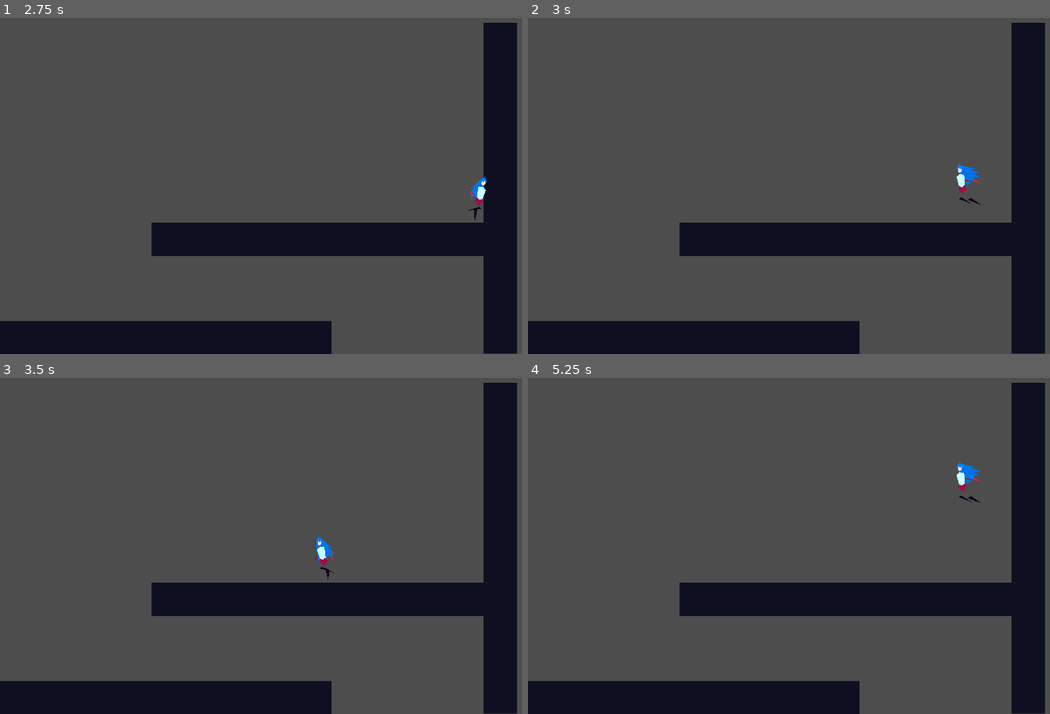
Above: before the commit, frames 1-4 (two rows, left to right).
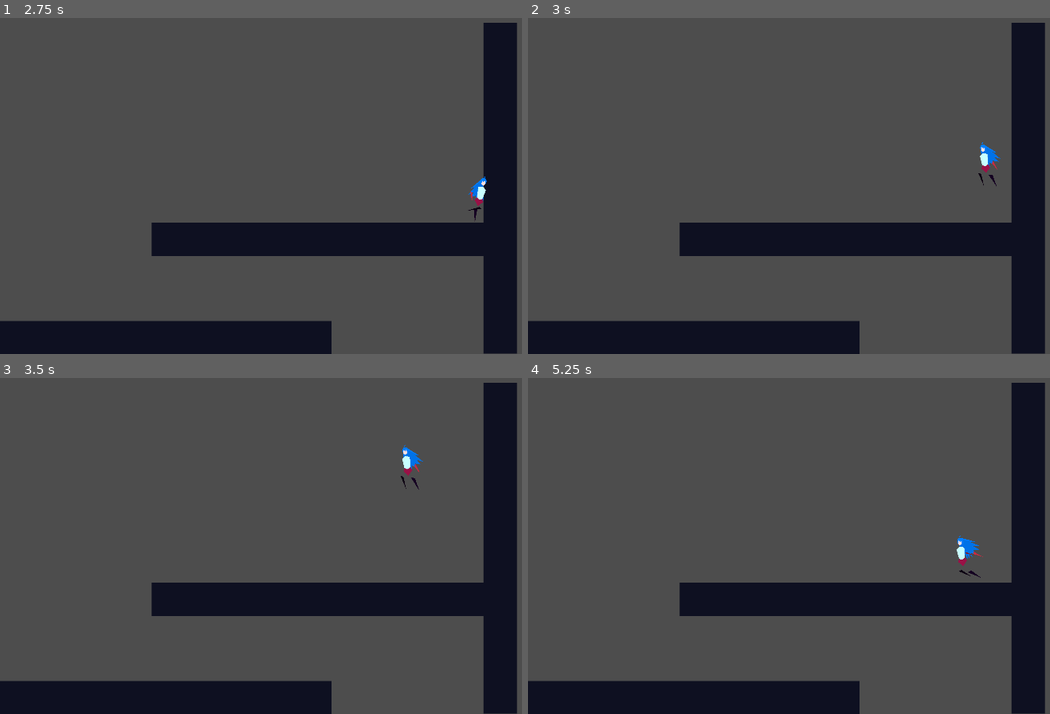
Above: after the commit, the same moments.

Repository: SnappyDragon64/Tower
Game: Godot game, scene res://game/core/main.tscn
The game is run twice, just before and just after one commit, with the same random seed, the same clock (stepped at 60 frames per second) and the same inputs.
Inputs:
- Up to frame 1 (2.75 s): click "Play" at 0.5 s; hold Space (jump) 1.28-2.03 s; hold D (move_right) from 1.28 s (still down); tap Shift (dash) at 1.35, 2.3 s; tap Space (jump) at 2.1, 2.27, 2.57 s
- Up to frame 2 (3 s): release D (move_right) at 2.78 s; hold A (move_left) from 2.78 s (still down); hold Space (jump) from 2.78 s (still down); tap Shift (dash) at 2.85 s
- Up to frame 3 (3.5 s): keep holding A (move_left); keep holding Space (jump)
- Up to frame 4 (5.25 s): release A (move_left) at 3.53 s; release Space (jump) at 3.53 s; hold D (move_right) 3.53-5.03 s; tap Shift (dash) at 3.6, 5.1 s; tap Space (jump) at 3.77, 4.07 s; hold Space (jump) 4.28-5.03 s; hold A (move_left) from 5.03 s (still down)

Frame 1 is identical in both runs. In frame 2, 0.4% of the frame differs, in the area x 81-91%, y 36-56%; in frame 3, 0.4%; in frame 4, 0.5%, in the area x 81-88%, y 24-60%.

Commit message:
Dash cooldown

Diff:
--- a/game/entity/player/dash_state.gd
+++ b/game/entity/player/dash_state.gd
@@ -21,5 +21,11 @@
 		transition_requested.emit("fall")
 
 
+func _cooldown_timeout():
+	player.dash_cooldown = false
+
+
 func _exit() -> void:
 	player.velocity.x = 0.0
+	player.dash_cooldown = true
+	$CooldownTimer.start()
--- a/game/entity/player/fall_state.gd
+++ b/game/entity/player/fall_state.gd
@@ -16,13 +16,13 @@
 
 func _state_physics_process(delta: float) -> void:
 	if Input.is_action_just_pressed("jump"):
-		if coyote or player.jump_count < player.max_jumps:
+		if coyote or player.can_jump():
 			player.jump_count -= 1 if coyote else 0 # Current fall state effectively did not happen, so replenish a jump
 			transition_requested.emit("jump")
 		else:
 			jump_queued = true
 			$JumpQueueTimer.start()
-	elif player.dash_count < player.max_dashes and Input.is_action_just_pressed("dash"):
+	elif player.can_dash() and Input.is_action_just_pressed("dash"):
 		transition_requested.emit("dash")
 
 	var run_input = Input.get_axis("move_left", "move_right")
--- a/game/entity/player/idle_state.gd
+++ b/game/entity/player/idle_state.gd
@@ -12,7 +12,7 @@
 		transition_requested.emit("fall")
 	elif not is_equal_approx(Input.get_axis("move_left", "move_right"), 0.0):
 		transition_requested.emit("run")
-	elif player.jump_count < player.max_jumps and Input.is_action_just_pressed("jump"):
+	elif player.can_jump() and Input.is_action_just_pressed("jump"):
 		transition_requested.emit("jump")
-	elif player.dash_count < player.max_dashes and Input.is_action_just_pressed("dash"):
+	elif player.can_dash() and Input.is_action_just_pressed("dash"):
 		transition_requested.emit("dash")
--- a/game/entity/player/jump_state.gd
+++ b/game/entity/player/jump_state.gd
@@ -9,7 +9,7 @@
 func _state_physics_process(delta: float) -> void:
 	if player.velocity.y >= 0.0 or Input.is_action_just_released("jump"):
 		transition_requested.emit("fall")
-	elif player.dash_count < player.max_dashes and Input.is_action_just_pressed("dash"):
+	elif player.can_dash() and Input.is_action_just_pressed("dash"):
 		transition_requested.emit("dash")
 
 	var run_input = Input.get_axis("move_left", "move_right")
--- a/game/entity/player/player.gd
+++ b/game/entity/player/player.gd
@@ -14,6 +14,7 @@
 var direction := 1
 var jump_count = 0
 var dash_count = 0
+var dash_cooldown = false
 
 
 # physics_process
@@ -22,3 +23,11 @@
 	model.apply_direction(direction)
 
 	move_and_slide()
+
+
+func can_jump() -> bool:
+	return jump_count < max_jumps
+
+
+func can_dash() -> bool:
+	return not dash_cooldown and dash_count < max_dashes
--- a/game/entity/player/player.tscn
+++ b/game/entity/player/player.tscn
@@ -44,10 +44,14 @@
 state_id = "fall"
 
 [node name="JumpQueueTimer" type="Timer" parent="StateMachine/FallState"]
+process_callback = 0
 wait_time = 0.25
+one_shot = true
 
 [node name="CoyoteTimer" type="Timer" parent="StateMachine/FallState"]
+process_callback = 0
 wait_time = 0.25
+one_shot = true
 
 [node name="DashState" type="Node" parent="StateMachine"]
 script = ExtResource("8_0do5e")
@@ -58,6 +62,12 @@
 wait_time = 0.2
 one_shot = true
 
+[node name="CooldownTimer" type="Timer" parent="StateMachine/DashState"]
+process_callback = 0
+wait_time = 0.4
+one_shot = true
+
 [connection signal="timeout" from="StateMachine/FallState/JumpQueueTimer" to="StateMachine/FallState" method="_jump_queue_timeout"]
 [connection signal="timeout" from="StateMachine/FallState/CoyoteTimer" to="StateMachine/FallState" method="_coyote_timeout"]
 [connection signal="timeout" from="StateMachine/DashState/DashTimer" to="StateMachine/DashState" method="_dash_timeout"]
+[connection signal="timeout" from="StateMachine/DashState/CooldownTimer" to="StateMachine/DashState" method="_cooldown_timeout"]
--- a/game/entity/player/run_state.gd
+++ b/game/entity/player/run_state.gd
@@ -14,9 +14,9 @@
 		transition_requested.emit("fall")
 	elif is_equal_approx(run_input, 0.0):
 		transition_requested.emit("idle")
-	elif player.jump_count < player.max_jumps and Input.is_action_just_pressed("jump"):
+	elif player.can_jump() and Input.is_action_just_pressed("jump"):
 		transition_requested.emit("jump")
-	elif player.dash_count < player.max_dashes and Input.is_action_just_pressed("dash"):
+	elif player.can_dash() and Input.is_action_just_pressed("dash"):
 		transition_requested.emit("dash")
 
 	player.velocity.x = run_input * player.speed
